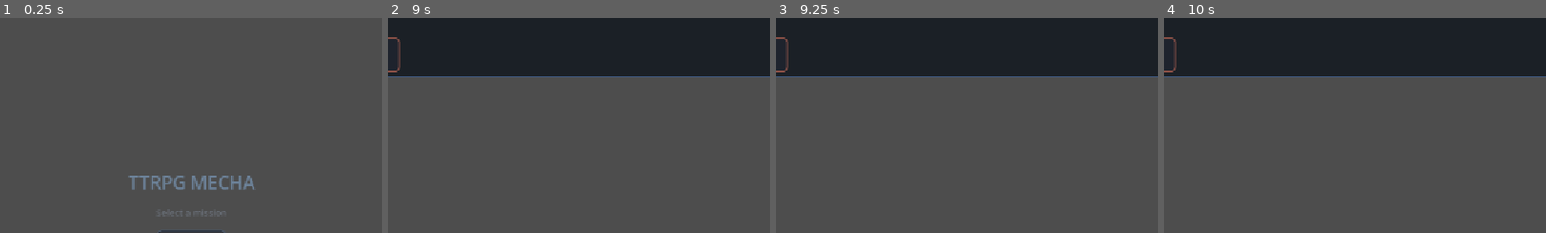
Above: before the commit, frames 1-4 (left to right).
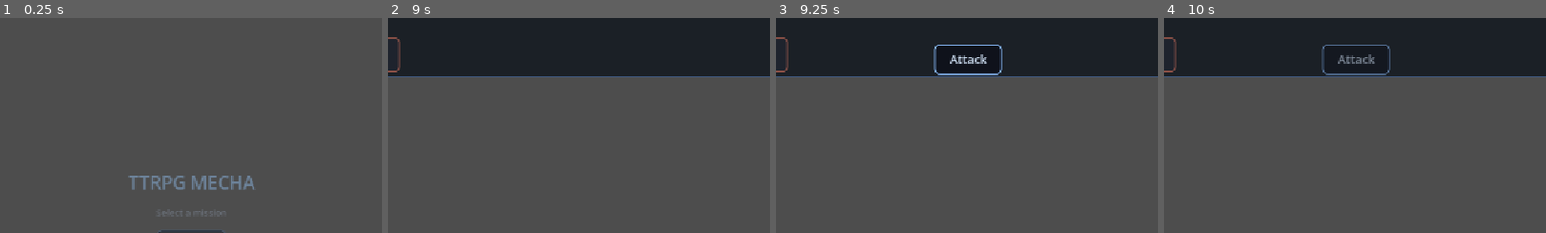
Above: after the commit, the same moments.

Repository: victordiaspalmeira/ttrpg-mecha
Game: Godot game, scene res://scenes/ui/main_menu.tscn
Two runs of this game, one before a commit and one after it. Both use one fixed random seed, a clock stepped at 60 frames per second and the inputs below.
Inputs (mouse positions are % of the whole screen's width and height, from its top left):
- Up to frame 1 (0.25 s): no input
- Up to frame 2 (9 s): move the mouse to (45, 70) at 0.52 s; press the mouse at (45, 70) at 0.53 s; hold W (move_up) 0.53-1.25 s; release the mouse at (45, 70) at 1.25 s; click "Test Skirmish" at 1.25 s; click "Move" at 2 s; click "Action" at 2.75 s; click "End Turn" at 3.5 s; tap Enter at 4.25 s; move the mouse to (80, 65) at 4.27 s; hold W (move_up) 4.28-5.03 s; tap Mouse wheel up (zoom_in) at 4.35, 8.85 s; move the mouse to (20, 35) at 5.02 s; hold Mouse wheel down (zoom_out) 5.03-5.78 s; hold A (move_left) 5.03-6.53 s; move the mouse to (55, 50) at 5.77 s; click (55, 50) at 5.85 s; move the mouse to (35, 25) at 6.52 s; hold S (move_down) 6.53-7.28 s; hold Mouse wheel up (zoom_in) 6.53-7.28 s; tap Space at 7.25 s; move the mouse to (72, 45) at 7.27 s; hold D (move_right) 7.28-8.03 s; tap Mouse wheel down (zoom_out) at 7.35 s; move the mouse to (30, 55) at 8.02 s; press the mouse at (30, 55) at 8.03 s; hold W (move_up) 8.03-8.78 s; move the mouse to (60, 28) at 8.77 s; release the mouse at (60, 28) at 8.78 s; hold D (move_right) from 8.78 s (still down)
- Up to frame 3 (9.25 s): keep holding D (move_right)
- Up to frame 4 (10 s): keep holding D (move_right); tap Enter at 9.5 s; move the mouse to (45, 70) at 9.52 s; hold Mouse wheel down (zoom_out) from 9.53 s (still down)
The pictures show only the part of the screen within x 25-75%, y 0-50%; the shares and areas given below are measured in that part.

Frames 1-2 are identical in both runs. In frame 3, 0.6% of the frame differs, in the area x 41-60%, y 12-27%; in frame 4, 0.6%.

Commit message:
feat: action name popup + adjusted flash/shake duration

Diff:
--- a/scripts/battle/battle_flow.gd
+++ b/scripts/battle/battle_flow.gd
@@ -177,6 +177,7 @@
 
 	var moved: bool = execute_move(unit, target_tile)
 	if moved:
+		battle_hud.show_action_name_popup("Move")
 		selection_state.set_action_mode(SelectionState.ActionMode.NONE)
 		_clear_path_preview()
 
@@ -248,6 +249,7 @@
 
 	attacker.play_attack_visual()
 	_show_attack_line(attacker, target)
+	battle_hud.show_action_name_popup("Attack")
 	battle_hud.show_damage_popup(target, damage)
 	battle_hud.update_resource_display(attacker)
 	return true
--- a/scripts/presentation/battle_hud.gd
+++ b/scripts/presentation/battle_hud.gd
@@ -52,6 +52,7 @@
 var _default_hint := "Move, use actions, then end turn."
 var _feedback_restore_timer: SceneTreeTimer = null
 var _pending_skill: SkillData = null
+var _action_name_popup: PanelContainer = null
 
 
 func _ready() -> void:
@@ -518,6 +519,64 @@
 			child.queue_free()
 
 
+## Shows a centered action name banner at the top of the screen.
+func show_action_name_popup(action_name: String, duration := 1.2) -> void:
+	# Remove existing popup if any
+	if _action_name_popup and is_instance_valid(_action_name_popup):
+		_action_name_popup.queue_free()
+		_action_name_popup = null
+
+	# Create panel
+	var panel := PanelContainer.new()
+	_action_name_popup = panel
+
+	var style := StyleBoxFlat.new()
+	style.bg_color = Color(0.05, 0.06, 0.1, 0.85)
+	style.border_width_left = 2
+	style.border_width_top = 2
+	style.border_width_right = 2
+	style.border_width_bottom = 2
+	style.border_color = Color(0.55, 0.75, 1.0, 0.9)
+	style.corner_radius_top_left = 8
+	style.corner_radius_top_right = 8
+	style.corner_radius_bottom_right = 8
+	style.corner_radius_bottom_left = 8
+	style.content_margin_left = 24
+	style.content_margin_right = 24
+	style.content_margin_top = 10
+	style.content_margin_bottom = 10
+	panel.add_theme_stylebox_override("panel", style)
+
+	var label := Label.new()
+	label.text = action_name
+	label.add_theme_font_size_override("font_size", 18)
+	label.add_theme_color_override("font_color", Color(0.85, 0.92, 1.0, 1.0))
+	label.horizontal_alignment = HORIZONTAL_ALIGNMENT_CENTER
+	panel.add_child(label)
+
+	# Add to tree, position at top center
+	var canvas_layer := CanvasLayer.new()
+	canvas_layer.layer = 10
+	add_child(canvas_layer)
+	canvas_layer.add_child(panel)
+
+	# Position at top center of screen
+	var screen_size := get_viewport().get_visible_rect().size
+	panel.position = Vector2(screen_size.x / 2 - panel.size.x / 2, 40)
+
+	# Animate: fade in, hold, fade out
+	panel.modulate.a = 0.0
+	var tween := create_tween()
+	tween.tween_property(panel, "modulate:a", 1.0, 0.15)
+	tween.tween_interval(duration - 0.3)
+	tween.tween_property(panel, "modulate:a", 0.0, 0.15)
+	tween.tween_callback(func():
+		if is_instance_valid(panel):
+			panel.queue_free()
+		_action_name_popup = null
+	)
+
+
 ## Shows a floating damage/heal/buff popup above a unit.
 ## popup_type: "damage" (red), "heal" (green), "buff" (yellow)
 func show_damage_popup(unit: UnitBase, amount: int, popup_type: String = "damage") -> void:
--- a/scripts/skills/skill_executor.gd
+++ b/scripts/skills/skill_executor.gd
@@ -32,6 +32,11 @@
 	var audio_manager := _get_audio_manager(ctx.caster)
 	if audio_manager:
 		audio_manager.play_skill_sfx(ctx.skill.skill_id)
+
+	# Show action name popup
+	var battle_hud := _get_battle_hud(ctx.caster)
+	if battle_hud:
+		battle_hud.show_action_name_popup(ctx.skill.skill_name)
 
 	return true
 
@@ -160,3 +165,8 @@
 func _get_audio_manager(unit: UnitBase) -> AudioManager:
 	var scene_root: Node = unit.get_tree().current_scene
 	return scene_root.get_node_or_null("BattleSession/AudioManager") as AudioManager
+
+
+func _get_battle_hud(unit: UnitBase) -> BattleHud:
+	var scene_root: Node = unit.get_tree().current_scene
+	return scene_root.get_node_or_null("BattleSession/BattleHud") as BattleHud
--- a/scripts/units/unit_sprite_visual.gd
+++ b/scripts/units/unit_sprite_visual.gd
@@ -86,7 +86,7 @@
 
 
 ## Flash white on damage taken.
-func flash_white(duration := 0.15) -> void:
+func flash_white(duration := 0.25) -> void:
 	if _material:
 		var original_color := _material.albedo_color
 		_material.albedo_color = Color(1, 1, 1, 1)
@@ -95,7 +95,7 @@
 
 
 ## Shake the unit when taking damage.
-func shake(intensity := 0.06, duration := 0.25) -> void:
+func shake(intensity := 0.08, duration := 0.4) -> void:
 	var original_pos := _sprite_anchor.position
 	var tween := create_tween()
 	var elapsed := 0.0
